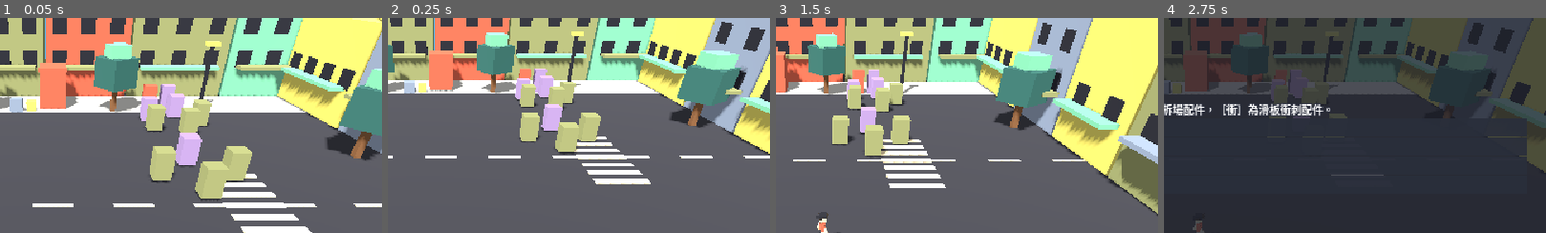
Above: before the commit, frames 1-4 (left to right).
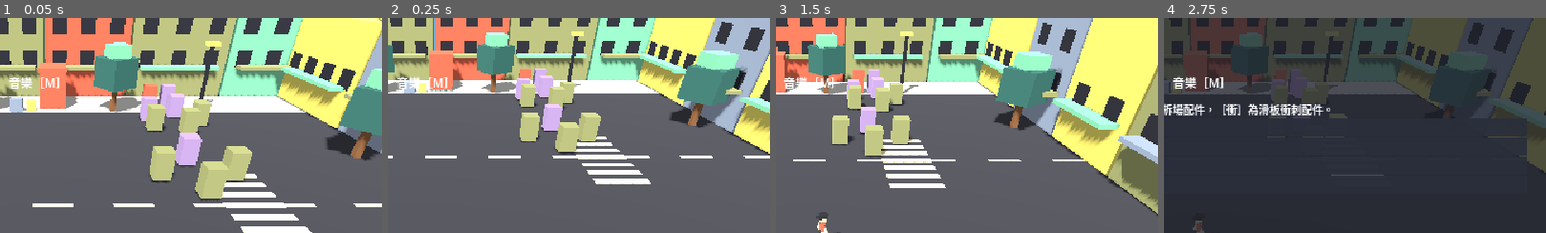
Above: after the commit, the same moments.

Repository: yauchai2/Game-Lab-2
Game: Godot game, scene res://game/main.tscn
Two runs of this game, one before a commit and one after it. Both use one fixed random seed, a clock stepped at 60 frames per second and the inputs below.
Inputs (mouse positions are % of the whole screen's width and height, from its top left):
- Up to frame 1 (0.05 s): no input
- Up to frame 2 (0.25 s): no input
- Up to frame 3 (1.5 s): tap Enter at 0.5 s; move the mouse to (72, 45) at 0.52 s; tap M at 0.6, 1.35 s; click (72, 45) at 0.67 s; tap Space at 0.77 s; move the mouse to (30, 55) at 1.27 s; click (30, 55) at 1.42 s
- Up to frame 4 (2.75 s): tap Space at 1.52 s; move the mouse to (60, 28) at 2.02 s; tap C at 2.1 s; click (60, 28) at 2.17 s; tap M at 2.3 s
The pictures show only the part of the screen within x 43-93%, y 0-50%; the shares and areas given below are measured in that part.

The runs differ from the first frame. In frame 1, 0.4% of the frame differs, in the area x 2-16%, y 27-34%; in frame 2, 0.3%; in frame 3, 0.3%; in frame 4, 0.4%.

Commit message:
Add CC0 background music with boss switch and mute key
Co-Authored-By: Claude Sonnet 5.5 <noreply@anthropic.com>
Claude-Session: https://claude.ai/code/session_018tqqU7rwEZ4u67toavQ9ri

Diff:
--- a/game/scripts/hud.gd
+++ b/game/scripts/hud.gd
@@ -106,7 +106,7 @@
 	var cd: float = jax.skill_timer
 	var skill := "就緒" if cd <= 0.0 else "%.1fs" % cd
 	var dash: String = "就緒" if jax.dash_timer <= 0.0 else "%.1fs" % jax.dash_timer
-	info.text = "等級 %d  生命 %d/%d  據點 %d/%d  單據 %d\n拆場［Q／右鍵］：%s   衝刺［空白鍵］：%s   卡匣［C］" % [jax.level, jax.hp, jax.max_hp, get_parent().camps_cleared(), get_parent().CAMPS.size(), jax.receipts, skill, dash]
+	info.text = "等級 %d  生命 %d/%d  據點 %d/%d  單據 %d\n拆場［Q／右鍵］：%s   衝刺［空白鍵］：%s   卡匣［C］  音樂［M］" % [jax.level, jax.hp, jax.max_hp, get_parent().camps_cleared(), get_parent().CAMPS.size(), jax.receipts, skill, dash]
 	var b: Variant = get_parent().boss
 	var boss_alive: bool = b != null and is_instance_valid(b) and b.hp > 0
 	boss_back.visible = boss_alive
--- a/game/scripts/main.gd
+++ b/game/scripts/main.gd
@@ -13,8 +13,17 @@
 	{"pos": Vector3(9, 0, -12), "melee": 3, "ranged": 2},
 ]
 
+const MUSIC := {
+	"explore": preload("res://assets/audio/music/explore-dark-city.ogg"),
+	"boss": preload("res://assets/audio/music/boss-dark-forces.ogg"),
+}
+const MUSIC_DB := -14.0
+
 var boss: Node = null
 var victory := false
+var music := AudioStreamPlayer.new()
+var music_track := ""
+var music_on := true
 
 @onready var jax: CharacterBody3D = $Jax
 
@@ -23,6 +32,28 @@
 	for i in CAMPS.size():
 		_spawn_camp(i)
 	_spawn_boss()
+	add_child(music)
+	music.volume_db = MUSIC_DB
+	_play_music("explore")
+
+# 背景音樂：探索一首，頭目醒來換另一首；按 M 開關。
+func _play_music(track: String) -> void:
+	if track == music_track:
+		return
+	music_track = track
+	var stream: AudioStreamOggVorbis = MUSIC[track]
+	stream.loop = true
+	music.stream = stream
+	if music_on and track != "":
+		music.play()
+
+func _process(_delta: float) -> void:
+	if victory or jax.dead:
+		if music.playing:
+			music.stop()
+		return
+	if boss != null and is_instance_valid(boss) and boss.awake:
+		_play_music("boss")
 
 func _spawn_camp(index: int) -> void:
 	var camp: Dictionary = CAMPS[index]
@@ -58,6 +89,12 @@
 	return n
 
 func _unhandled_input(event: InputEvent) -> void:
+	if event is InputEventKey and event.pressed and not event.echo and event.keycode == KEY_M:
+		music_on = not music_on
+		if music_on and not victory and not jax.dead:
+			music.play()
+		else:
+			music.stop()
 	if victory and event is InputEventKey and event.pressed and event.keycode == KEY_R:
 		jax.save_progress(false)
 		get_tree().reload_current_scene()
Not shown, added: assets/audio/music/boss-dark-forces.ogg.import
Not shown, added: assets/audio/music/explore-dark-city.ogg.import
Not shown, added: assets/audio/music/boss-dark-forces.ogg
Not shown, added: assets/audio/music/explore-dark-city.ogg
Not shown, changed: docs/art/asset-spec.md
Not shown, changed: docs/guides/godot-setup.md
